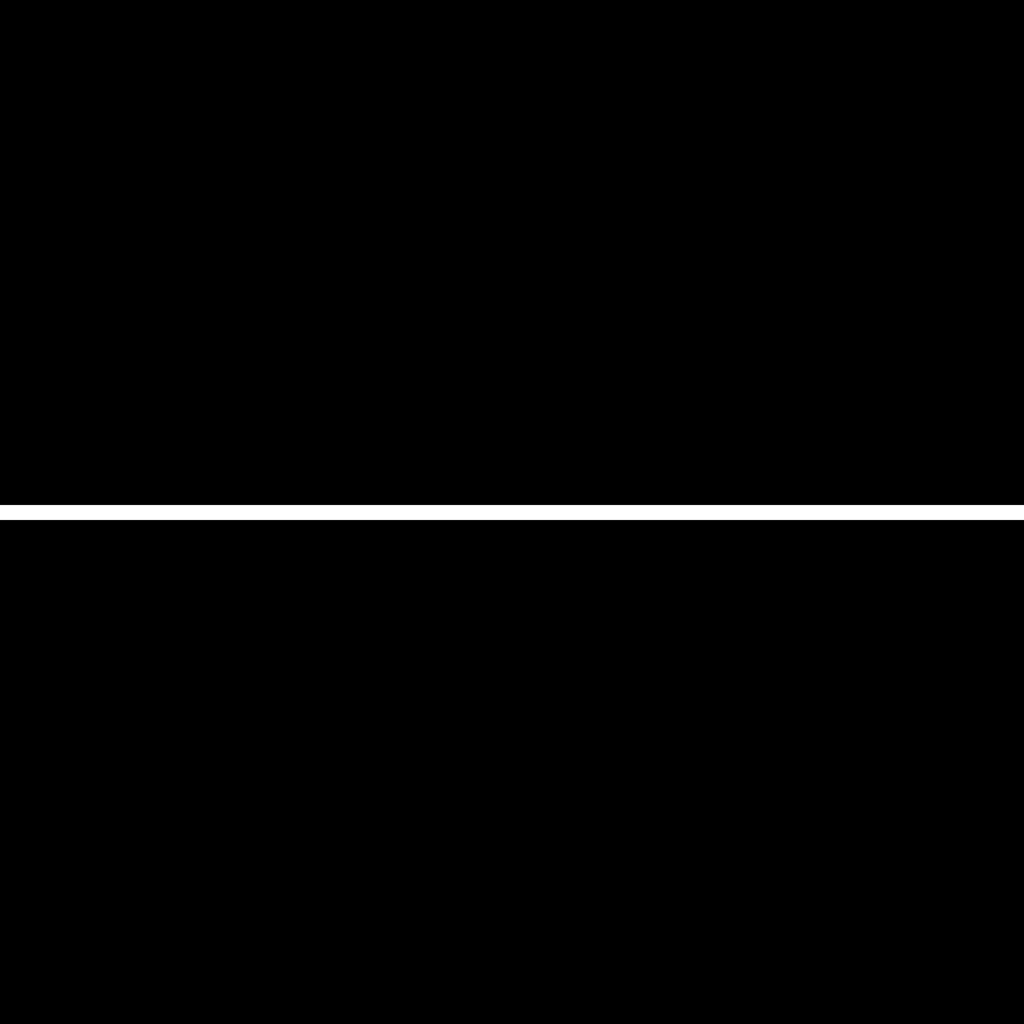
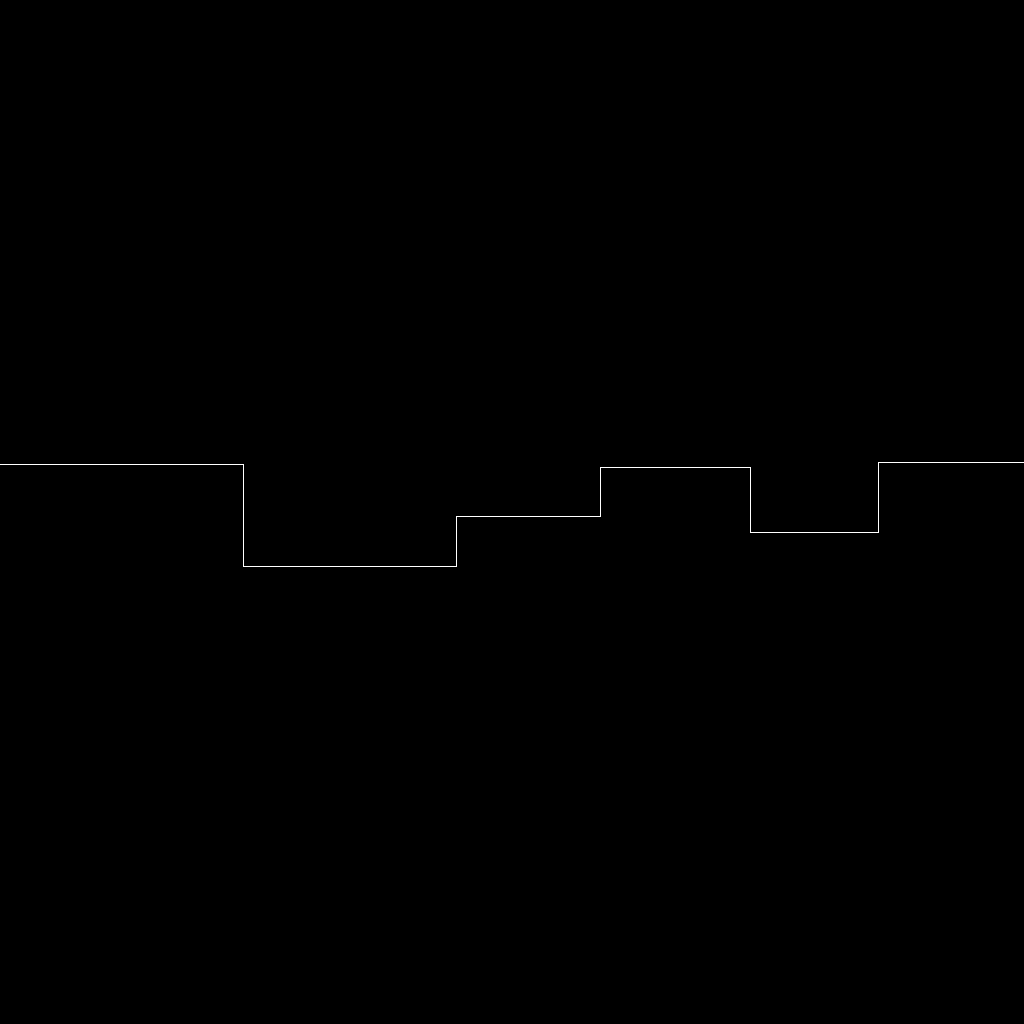
Layer changes from the first 1024×1024 image to the second:
added layer "Layer 4" above "Layer 3" over 0, 462, 1024, 567
hid "Background copy" over 0, 462, 1024, 567
hid "Background" over 0, 462, 1024, 567
